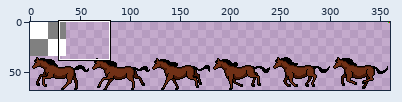
A sprite sheet gets an edit: resources/Textures/instanced.png. The first picture is a wide view before the edit; the outline marks the close-up.
Close-up. The starting point:
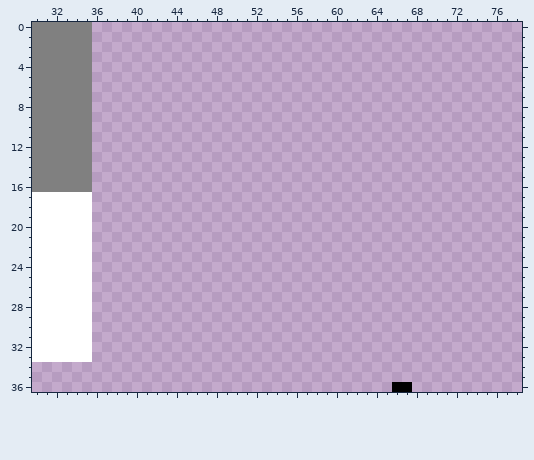
The file is 360x68 pixels. Shown: x 30..78, y 0..36.
The result:
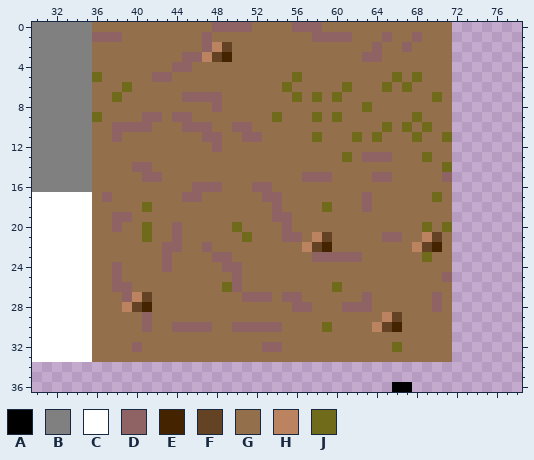
Palette (. is transparent): A #000000  B #808080  C #ffffff  D #8f6363  E #432300  F #634323  G #936f4b  H #bb835f  J #6f6b1b
Diff:
{"y":0,"x":36,"old":"....................................","new":"GGGGGGGGGGGGDDDDGGGGDDDGGGGGGGGGGGGG"}
{"y":1,"x":36,"old":"....................................","new":"DDDGGGGGGGGDGGGGGGGGGGDDDDGGGDGGDGGG"}
{"y":2,"x":36,"old":"....................................","new":"GGGGGGGGGGGDHFGGGGGGGGGGGGGGDGGDGGGG"}
{"y":3,"x":36,"old":"....................................","new":"GGGGGGGGGDDHFEGGGGGGGGGGGGGDDGGGGGGG"}
{"y":4,"x":36,"old":"....................................","new":"GGGGGGGGDDGGGGGGGGGGGGGGGGGGGGGGGGGG"}
{"y":5,"x":36,"old":"....................................","new":"JGGGGGDDGGGGGGGGGGGGJGGGGGGGGGJGJGGG"}
{"y":6,"x":36,"old":"....................................","new":"GGGJGGGGGGGGGGGGGGGJGGGGGJGGGJGJGGGG"}
{"y":7,"x":36,"old":"....................................","new":"GGJGGGGGGDDDDGGGGGGGJGJGJGGGGGGGGGJG"}
{"y":8,"x":36,"old":"....................................","new":"GGGGGGGGGGGGDGGGGGGGGGGGGGGJGGGGGGGG"}
{"y":9,"x":36,"old":"....................................","new":"JGGGGDDGDDGGGGGGGGJGGGJGJGGGGGGGJGGG"}
{"y":10,"x":36,"old":"....................................","new":"GGDDDDGGGDDDGGDDGGGGGGGGGGGGGJGJGJGG"}
{"y":11,"x":36,"old":"....................................","new":"GGDGGGGGGGGDDGGDDGGGGGJGGGJGJGGGJGGJ"}
{"y":12,"x":36,"old":"....................................","new":"GGGGGGGGGGGGDGGGGGGGGGGGGGGGGGGGGGGG"}
{"y":13,"x":36,"old":"....................................","new":"GGGGGGGGGGGGGGGGGGGGGGGGGJGDDDGGGJGG"}
{"y":14,"x":36,"old":"....................................","new":"GGGGDDGGGGGGGGGGGGGGGGGGGGGGGGGGGGGJ"}
{"y":15,"x":36,"old":"....................................","new":"GGGGGDDGGGGGGGGGGGGGGDDDGGGGDDGGGGGD"}
{"y":16,"x":36,"old":"....................................","new":"GGGGGGGGGGDDDGGGDDGGGGGGGGGGGGGGGGGG"}
{"y":17,"x":36,"old":"....................................","new":"GDGGGGGGGDDGGGGGGDDGGGGGGGGDGGGGGGJG"}
{"y":18,"x":36,"old":"....................................","new":"GGGGGJGGGGGGGGGGGGDGGGGJGGGDGGGGGGGG"}
{"y":19,"x":36,"old":"....................................","new":"GGDDGGGGGGGGGGGGGGDDGGGGGGGGGGGGGGGG"}
{"y":20,"x":36,"old":"....................................","new":"GGDGGJGGDGGGGGJGGGGDGGGGGGGGGGGGGJGJ"}
{"y":21,"x":36,"old":"....................................","new":"GGGGGJGGDGGGGGGJGGGDDGHFGGGGGDDGGHFG"}
{"y":22,"x":36,"old":"....................................","new":"GGGGGGGDDGGDGGGGGGGGGHFEGGGGGGGGHFEG"}
{"y":23,"x":36,"old":"....................................","new":"GGGGGGGDGGGGDDGGGGGGGGDDDDDGGGGGGJGG"}
{"y":24,"x":36,"old":"....................................","new":"GGDGGGGDGGGGGDDGGGGGGGGGGGGGGGGGGGGG"}
{"y":25,"x":36,"old":"....................................","new":"GGDGGGGGGGGGGGDGGGGGGGGGGGGGGGGGGGGD"}
{"y":26,"x":36,"old":"....................................","new":"GGDDGGGGGGGGGJDGGGGGGGGGJGGGGGGGGGGG"}
{"y":27,"x":36,"old":"....................................","new":"GGGDHFGGGGGGGGGDDDGDDGGGGGGDGGGGGGDG"}
{"y":28,"x":36,"old":"....................................","new":"GGGHFEGGGGGGGGGGGGGGDDGGGDDDGGGGGGDG"}
{"y":29,"x":36,"old":"....................................","new":"GGGGGDGGGGGGGGGGGGGGGGGGGGGGGHFGGGGG"}
{"y":30,"x":36,"old":"....................................","new":"GGGGGDGGDDDDGGDDDDDGGGGJGGGGHFEGGGGG"}
{"y":31,"x":36,"old":"....................................","new":"GGGGGGGGGGGGGGGGGGGGGGGGGGGGGGGGGGGG"}
{"y":32,"x":36,"old":"....................................","new":"GGGGDGGGGGGGGGGGGDDGGGGGGGGGGGJGGGGG"}
{"y":33,"x":36,"old":"....................................","new":"GGGGGGGGGGGGGGGGGGGGGGGGGGGGGGGGGGGG"}
